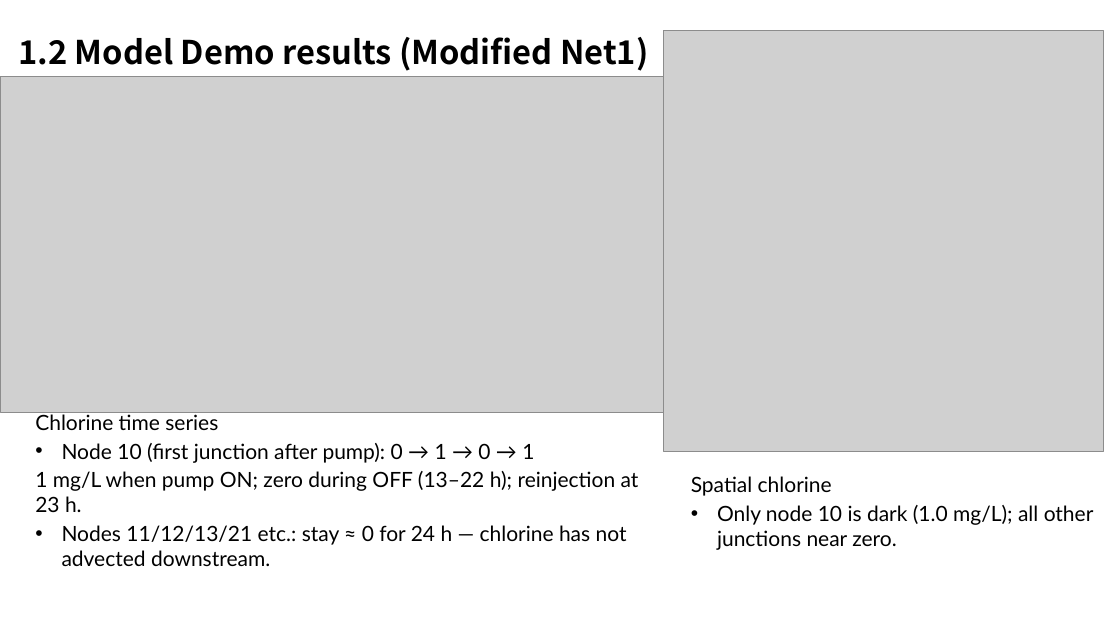
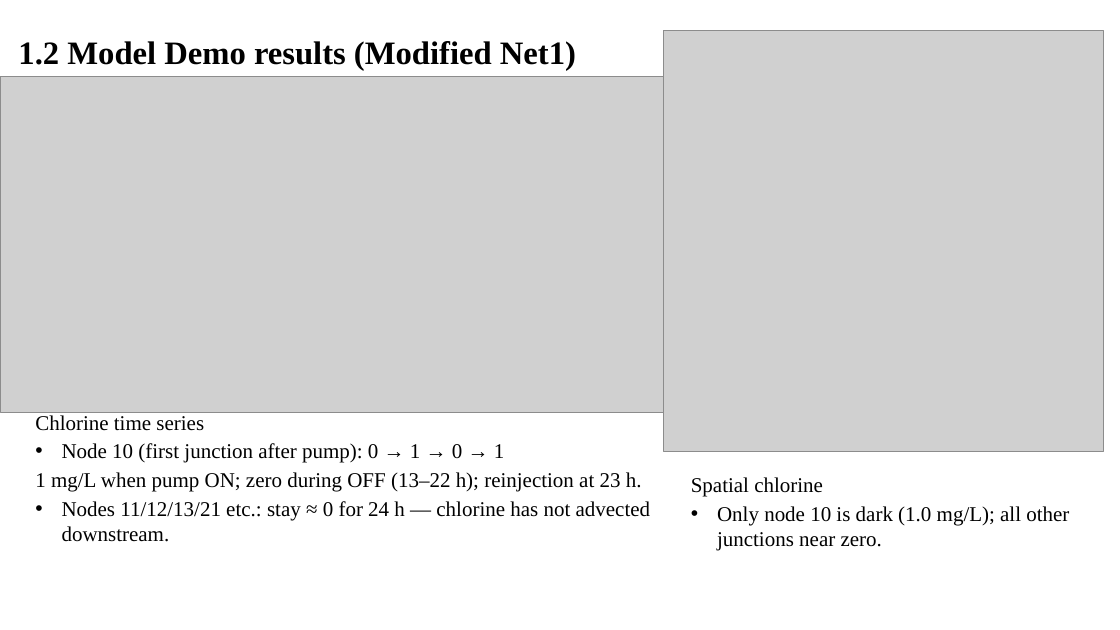
Before and after one commit to Strongxlb/Graduation-Project, a slide deck: slide 5 of meetings/我/5-22.pptx. Drawn at 1120x630 pixels with LibreOffice and Linux fonts; fonts in the diff are those of the drawing; grey boxes stand for pictures. Boxes give left, top, right and bottom in pixels: in the first picture for what was removed or moved away, otherwise in the second. Text is boxed around its words. In the diff, an @@ line names an element or a change of style, - is before the commit and + after.

```diff
--- a/meetings/我/5-22.pptx
+++ b/meetings/我/5-22.pptx
@@ text "1.2 Model Demo results (Modified ..." at <box>18,41,576,71</box>: font Noto Sans CJK SC to Times New Roman @@
@@ text "Chlorine time series" at <box>35,415,651,542</box>: font Lato to Times New Roman @@
@@ text "Spatial chlorine" at <box>691,477,1069,551</box>: font Lato to Times New Roman @@
```
Also in this commit, not shown: 8 other slides changed.
